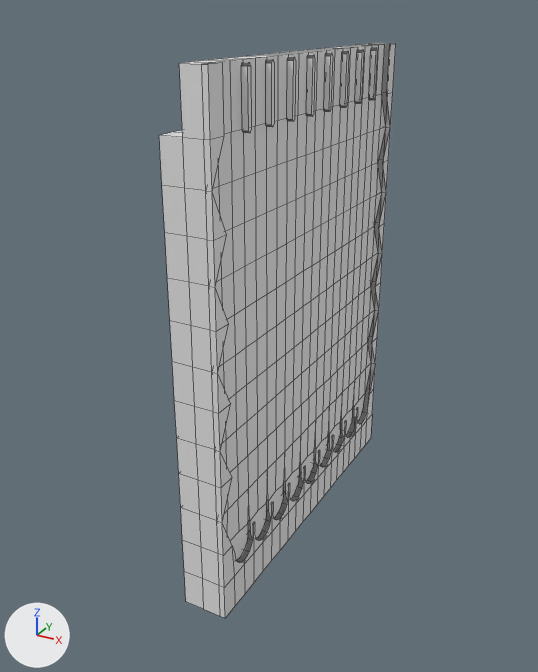
A saved change to the Blender file SEPlinko/Assets/Plinko Models/PlinkoSansPegsandBottom.blend.
One viewpoint serves both versions: a 50 mm camera at (33.7, -69.1, 33.2) aimed at (-2.8, -2.7, 0.0). Lighting does not change. The marker at lower left points along +X, +Y and +Z. Mesh edges are drawn as thin lines.
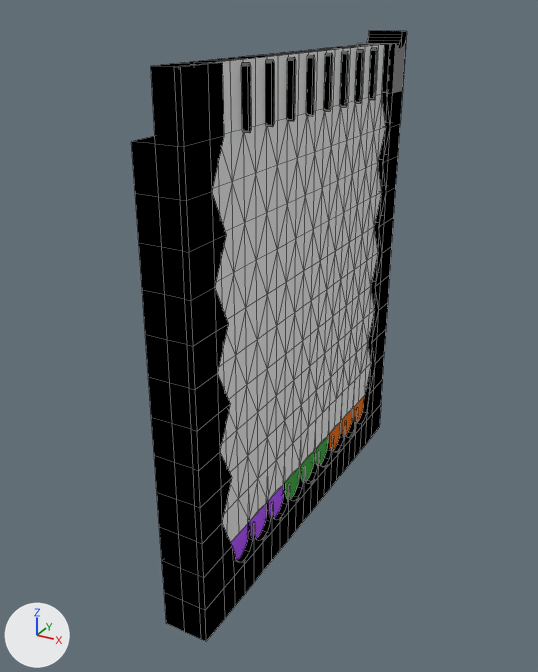
Where the newer file only moved an object's origin or applied its transform, the numbers keep the older frame.

Where the change shows, as pixel boxes (x1, y1, x2, y2) in the pictures (538 x 672 px):
'Cube', reshaped (16% wider, 6% taller)
    before: (159, 43, 396, 618)
    after: (131, 31, 407, 642)
part 1 of me_cube_001, built on
    before: (354, 369, 366, 423)
    after: (354, 31, 407, 437)
part 2 of me_cube_001, built on
    before: (179, 63, 248, 618)
    after: (131, 63, 308, 642)
part 3 of me_cube_001, recoloured (grey to black)
    both: (184, 43, 396, 618)

Patch to the scene script:
```diff
--- a/SEPlinko/Assets/Plinko Models/PlinkoSansPegsandBottom.blend.py
+++ b/SEPlinko/Assets/Plinko Models/PlinkoSansPegsandBottom.blend.py
@@ mat_purple @@
+mat_purple = diffuse_material('Purple')
+mat_purple.base_color = (0.461, 0.1, 1.0)  # purple #b559ff
@@ mat_orange @@
+mat_orange = diffuse_material('Orange')
+mat_orange.base_color = (0.855, 0.181, 0.016)  # orange #ee7622
@@ mat_green_001 @@
+mat_green_001 = diffuse_material('Green.001')
+mat_green_001.base_color = (0.063, 0.407, 0.0648)  # green #47ab48
@@ mat_black @@
+mat_black = diffuse_material('Black')
+mat_black.base_color = (0.0, 0.0, 0.0)  # black #000000
@@ me_cube_001 @@
 # used by ob_cube; location = (0.0, 0.0, 0.0); scale = (1.0, 1.0, 1.09)
-me_cube_001.from_pydata(...)  # 1938 vertices, 1142 faces, 1 loose edge; spans x -3.3..1.6, y -20.0..20.0, z -22.0..27.0
+me_cube_001.from_pydata(...)  # 2160 vertices, 1499 faces, 1 loose edge; spans x -3.3..1.6, y -23.5..23.5, z -22.0..28.2
+# me_cube_001 part 1: 1 vertex removed from x 1.0, y 16.0, z -14.7; 153 vertices added at x -3.3..1.6, y 16.0..23.5, z -22.0..28.2
+# me_cube_001 part 2: 8 vertices removed from x 1.0, y -20.0..-16.0, z -18.3..22.0; 78 vertices added at x -3.3..1.6, y -23.5..-1.8, z -22.0..27.0
+# me_cube_001 part 3: 856 faces spanning x -3.3..1.6, y -20.0..20.0, z -22.0..27.0 switch from no material to mat_black (black #000000)
+me_cube_001.materials.append(mat_purple)  # purple #b559ff
+me_cube_001.materials.append(mat_orange)  # orange #ee7622
+me_cube_001.materials.append(mat_green_001)  # green #47ab48
```
